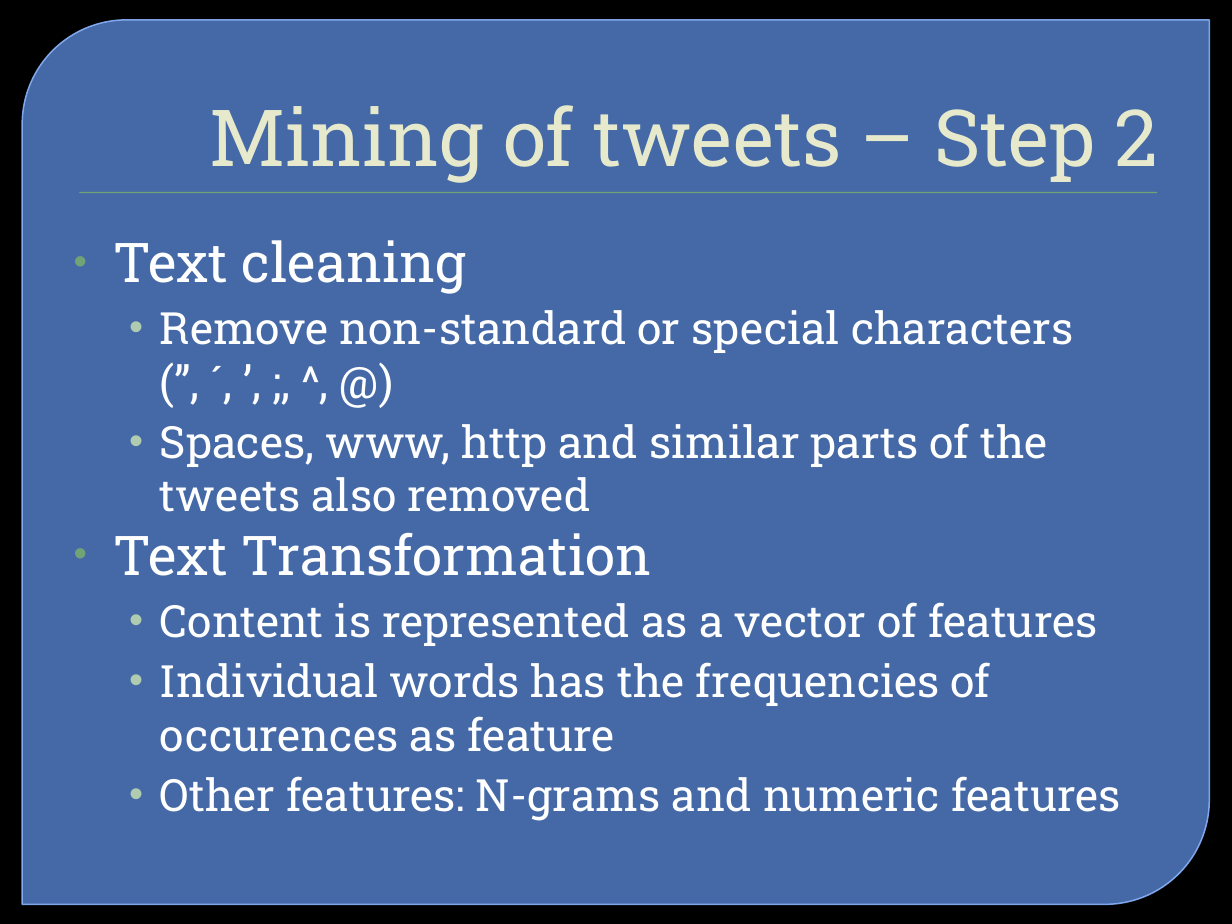
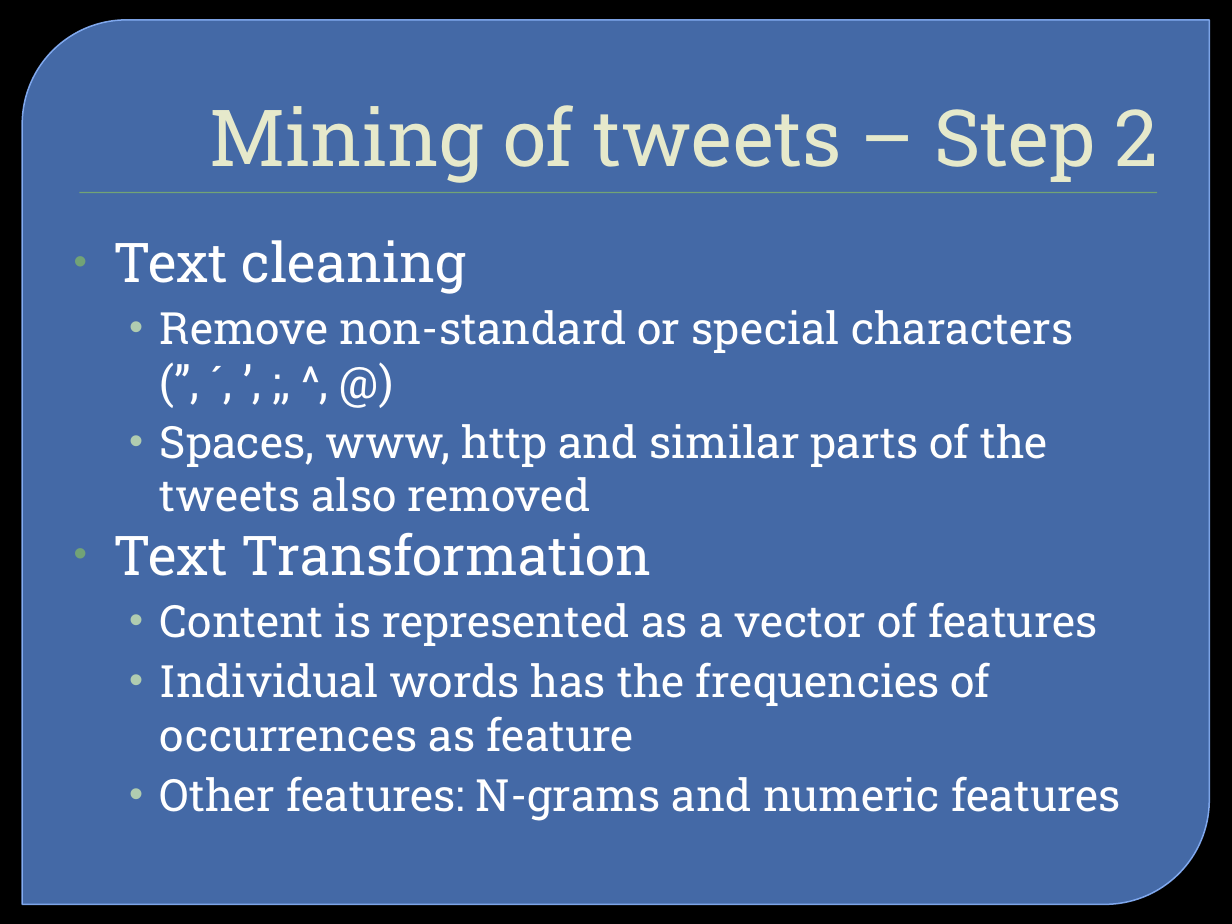
Before and after one commit to GSternelov/Data-Mining-course, a slide deck: slide 7 of Presentation/Twitter - Web Mining.pptx. Drawn at 1232x924 pixels with LibreOffice and Linux fonts; fonts in the diff are those of the drawing; background and template pictures are left out. Boxes give left, top, right and bottom in pixels: in the first picture for what was removed or moved away, otherwise in the second. Text is boxed around its words. In the diff, an @@ line names an element or a change of style, - is before the commit and + after.

```diff
--- a/Presentation/Twitter - Web Mining.pptx
+++ b/Presentation/Twitter - Web Mining.pptx
@@ text at <box>160,662,991,752</box>: text changed @@
-  • Individual words has the frequencies of occurences as feature
+  • Individual words has the frequencies of occurrences as feature
```
Also in this commit, not shown: 3 other slides changed.
